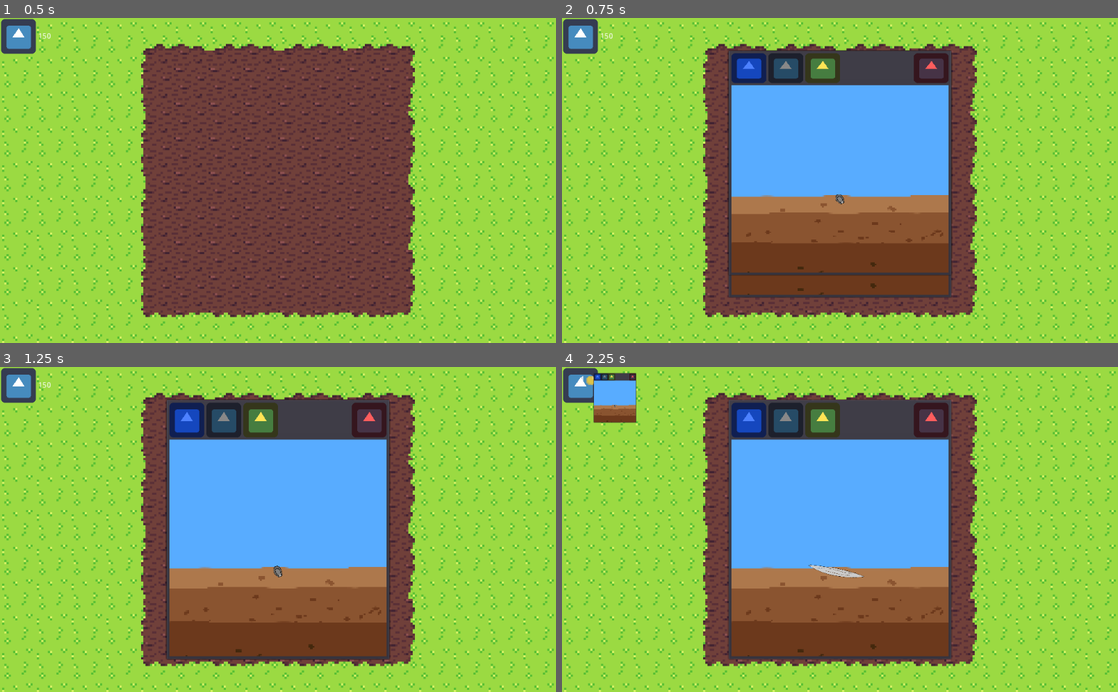
Above: before the commit, frames 1-4 (two rows, left to right).
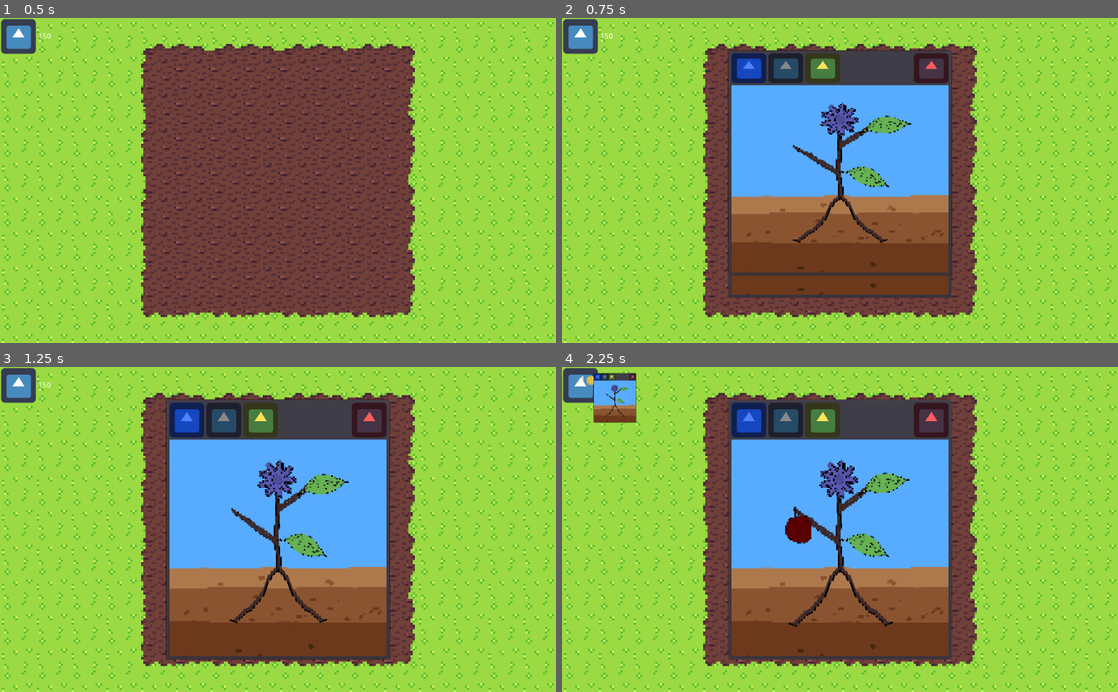
Above: after the commit, the same moments.

Repository: mrtheduts/GoGodotJam3
Game: Godot game, scene res://src/Main/Main.tscn
Two runs of this game, one before a commit and one after it. Both use one fixed random seed, a clock stepped at 60 frames per second and the inputs below. The engine's default icon, where the game draws it, is replaced by a stand-in: a white triangle on a blue panel in a dark square.
Inputs (mouse positions are in pixels of both pictures, inside the frame that each line leads up to):
- Up to frame 1 (0.5 s): no input
- Up to frame 2 (0.75 s): tap Enter at 0.5 s; move the mouse to (962, 164) at 0.52 s; press the mouse at (962, 164) at 0.53 s
- Up to frame 3 (1.25 s): no input
- Up to frame 4 (2.25 s): release the mouse at (962, 513) at 1.25 s; click (784, 419) at 1.27 s; click (823, 419) at 2.02 s

Frame 1 is identical in both runs. In frame 2, 1.8% of the frame differs, in the area x 41-63%, y 25-70%; in frame 3, 2.1%; in frame 4, 2.6%, in the area x 7-63%, y 5-81%.

Commit message:
Added visual feedback for water level in closeup modal

Diff:
--- a/src/CloseUpPlot/CloseUpPlot.gd
+++ b/src/CloseUpPlot/CloseUpPlot.gd
@@ -1,6 +1,9 @@
 extends Node2D
 
 class_name CloseUpPlot
+
+const WATER_LEVEL_RATE := 0.05
+const WATER_COLOR_SPEED := 0.75
 
 func add_node_and_focus_camera(new_node: Node2D, cam_offset: Vector2 = Vector2.ZERO, cam_zoom: float = 1.0):
 	add_child(new_node)
@@ -11,3 +14,12 @@
 	var pos = $Camera2D.position - Vector2(600,800)
 	$WateringParticles.position = pos
 	$WateringParticles.emitting = state
+
+func change_water_level(water_level: int) -> void:
+	var final_color = Color.white.darkened(water_level * WATER_LEVEL_RATE)
+	$Tween.interpolate_property(
+		$Ground, "modulate",
+		$Ground.modulate,  final_color,
+		WATER_COLOR_SPEED, $Tween.TRANS_SINE, $Tween.EASE_IN
+	)
+	$Tween.start()
--- a/src/CloseUpPlot/CloseUpPlot.tscn
+++ b/src/CloseUpPlot/CloseUpPlot.tscn
@@ -9,6 +9,8 @@
 
 [node name="CloseUpPlot" type="Node2D"]
 script = ExtResource( 3 )
+
+[node name="Tween" type="Tween" parent="."]
 
 [node name="Camera2D" type="Camera2D" parent="."]
 current = true
@@ -28,29 +30,30 @@
 mouse_filter = 2
 color = Color( 0.34902, 0.678431, 1, 1 )
 
-[node name="Gound" type="Node2D" parent="."]
+[node name="Ground" type="Node2D" parent="."]
 material = ExtResource( 1 )
 
-[node name="Ground1" type="Sprite" parent="Gound"]
+[node name="Ground1" type="Sprite" parent="Ground"]
 use_parent_material = true
 position = Vector2( -1920, 500 )
 texture = ExtResource( 2 )
 flip_h = true
 
-[node name="Ground2" type="Sprite" parent="Gound"]
+[node name="Ground2" type="Sprite" parent="Ground"]
 use_parent_material = true
 position = Vector2( 0, 500 )
 texture = ExtResource( 2 )
 
-[node name="Ground3" type="Sprite" parent="Gound"]
+[node name="Ground3" type="Sprite" parent="Ground"]
 use_parent_material = true
 position = Vector2( 1920, 500 )
 texture = ExtResource( 2 )
 
-[node name="StaticBody2D" type="StaticBody2D" parent="Gound"]
+[node name="StaticBody2D" type="StaticBody2D" parent="Ground"]
+visible = false
 position = Vector2( 0, 517 )
 
-[node name="CollisionShape2D" type="CollisionShape2D" parent="Gound/StaticBody2D"]
+[node name="CollisionShape2D" type="CollisionShape2D" parent="Ground/StaticBody2D"]
 shape = SubResource( 1 )
 
 [node name="WateringParticles" type="CPUParticles2D" parent="."]
--- a/src/Garden/Garden.gd
+++ b/src/Garden/Garden.gd
@@ -33,9 +33,10 @@
    # Mouse in viewport coordinates.
 	if Input.is_action_pressed("mouse_leftbtn"):
 		var plant: Plant = PlantFactory.gen_random_plant()
-#		plant.age()
-#		plant.age()
-		plant.close_up_plant = CloseUpPlantFactory.create_close_up_plant_from(plant)
+		plant.plant()
+		plant.age()
+		plant.age()
+		plant.age()
 		show_popup_plant(plant)
 
 func get_garden_center():
--- a/src/Plant/Plant.gd
+++ b/src/Plant/Plant.gd
@@ -4,7 +4,11 @@
 
 class_name Plant
 
-enum LIFE_STAGES { SEED, SPROUT, ADULT, DEAD}
+# Signals
+signal water_level_changed
+
+enum LIFE_STAGES { SEED, SPROUT, TEENAGE, ADULT, DEAD}
+
 var life_duration_stages: Dictionary
 
 var close_up_plant: CloseUpPlant = null
@@ -26,7 +30,6 @@
 func _reveal_phenotype():
 	for feature in genetics.keys():
 		if (DNA.is_feature_mixable(feature)):
-			print(feature, " is mixable")
 			phenotype[feature] = [] + genetics[feature] # Clone Array
 		else:
 			phenotype[feature] = get_predominant_gene(feature, genetics[feature])
@@ -56,7 +59,6 @@
 			rec_genes.push_back(gene)
 
 	var res_genes: Array = dom_genes if (not dom_genes.empty()) else rec_genes
-	print(feature, " -> ", res_genes)
 	return Utils.shuffle_and_pop_front(res_genes)
 
 func add_gene(feature, gene) -> void:
@@ -66,6 +68,7 @@
 
 func finish_gene_config() -> void:
 	type_hash = genetics.hash() # Regenerate id to reflect its DNA
+
 	_reveal_phenotype()
 
 func meiosis() -> Dictionary:
@@ -80,12 +83,19 @@
 		LIFE_STAGES.SEED:
 			life_stage = LIFE_STAGES.SPROUT
 		LIFE_STAGES.SPROUT:
+			life_stage = LIFE_STAGES.TEENAGE
+		LIFE_STAGES.TEENAGE:
 			life_stage = LIFE_STAGES.ADULT
 		LIFE_STAGES.ADULT:
 			life_stage = LIFE_STAGES.DEAD
 		LIFE_STAGES.DEAD:
 			printerr("I'm dead! :(")
+	close_up_plant = CloseUpPlantFactory.create_close_up_plant_from(self)
 
 func water(amount: int = 1) -> void:
 	watered_amount = min(watered_amount + amount, Constants.MAX_WATERED_AMOUNT)
 	print("New watered amount: ", watered_amount)
+	emit_signal("water_level_changed", watered_amount)
+
+func plant() -> void:
+	close_up_plant = CloseUpPlantFactory.create_close_up_plant_from(self)
--- a/src/UI/UILayer.gd
+++ b/src/UI/UILayer.gd
@@ -14,10 +14,11 @@
 	var close_up_plant: CloseUpPlant = plant.close_up_plant
 	var close_up_plot: CloseUpPlot = CLOSE_UP_SOIL_SCENE.instance()
 	var camera_offset := close_up_plant.get_plant_center()
+
 	close_up_plot.add_node_and_focus_camera(close_up_plant, camera_offset, 3.5)
+	Utils.conn_nodes(plant, "water_level_changed", close_up_plot, "change_water_level")
 
 	var popup_window: PopupWindow = POPUP_SCENE.instance()
-
 	Utils.conn_nodes(popup_window, "water_button_hold", close_up_plot, "set_WateringParticles_state")
 	Utils.conn_nodes(popup_window, "photo_button_clicked", self, "_on_PopupWindow_photo_button_clicked")
 	Utils.conn_nodes(popup_window, "sell_button_clicked", self, "_on_PopupWindow_sell_button_clicked")
